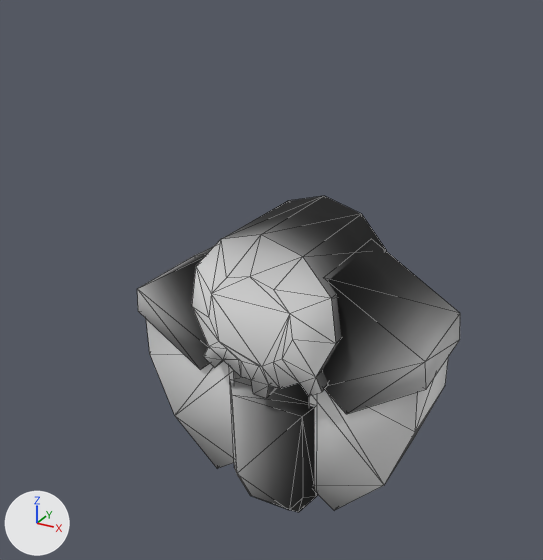
An edit to the OBJ model Assets/Art/Nova1492/GXConverted/Models/UnitParts/Bases/datan_common_A_allinone_62ce47d4.obj, drawn before and after from the same camera.
Before and after are seen from a 50 mm camera at (2.31, -4.53, 2.9) aimed at (-0.15, -0.07, 0.67). The lights are fixed; the arrows at lower left show +X, +Y and +Z. The first picture is the older version. Mesh edges are drawn as thin lines. Where no turn or scale is listed for an object, it has been applied to the vertices.

Objects in the first picture: 'datan_common_A_allinone_62ce47d4'.
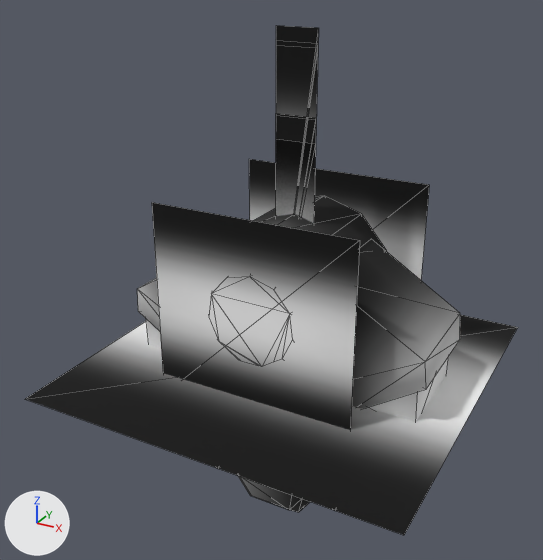
What changed in the scene script:
```text
Add ob_datan_common_a_allinone_62ce47d4_mesh11:
    ob_datan_common_a_allinone_62ce47d4_mesh11 = bpy.data.objects.new('datan_common_A_allinone_62ce47d4_mesh11', me_datan_common_a_allinone_62ce47d4_mesh11)  # 4 vertices, 2 faces; spans x -0.15..0.15, y 0.0, z 0.0..1.87; in mat_datan_common_a_allinone_62ce47d4 (picture img_datan_common_a_allinone_62ce47d4_bmp)
    ob_datan_common_a_allinone_62ce47d4_mesh11.location = (0.0, 0.0, 0.0)
Add ob_datan_common_a_allinone_62ce47d4_mesh08:
    ob_datan_common_a_allinone_62ce47d4_mesh08 = bpy.data.objects.new('datan_common_A_allinone_62ce47d4_mesh08', me_datan_common_a_allinone_62ce47d4_mesh08)  # 4 vertices, 2 faces; spans x -0.15..0.15, y 0.0, z 0.0..2.45; in mat_datan_common_a_allinone_62ce47d4 (picture img_datan_common_a_allinone_62ce47d4_bmp)
    ob_datan_common_a_allinone_62ce47d4_mesh08.location = (0.0, 0.0, 0.0)
Add ob_datan_common_a_allinone_62ce47d4_mesh07:
    ob_datan_common_a_allinone_62ce47d4_mesh07 = bpy.data.objects.new('datan_common_A_allinone_62ce47d4_mesh07', me_datan_common_a_allinone_62ce47d4_mesh07)  # 4 vertices, 2 faces; spans x -0.15..0.15, y 0.0, z 0.0..2.32; in mat_datan_common_a_allinone_62ce47d4 (picture img_datan_common_a_allinone_62ce47d4_bmp)
    ob_datan_common_a_allinone_62ce47d4_mesh07.location = (0.0, 0.0, 0.0)
Add ob_datan_common_a_allinone_62ce47d4_mesh06:
    ob_datan_common_a_allinone_62ce47d4_mesh06 = bpy.data.objects.new('datan_common_A_allinone_62ce47d4_mesh06', me_datan_common_a_allinone_62ce47d4_mesh06)  # 4 vertices, 2 faces; spans x -0.15..0.15, y 0.0, z 0.0..1.88; in mat_datan_common_a_allinone_62ce47d4 (picture img_datan_common_a_allinone_62ce47d4_bmp)
    ob_datan_common_a_allinone_62ce47d4_mesh06.location = (0.0, 0.0, 0.0)
Add ob_datan_common_a_allinone_62ce47d4_mesh05:
    ob_datan_common_a_allinone_62ce47d4_mesh05 = bpy.data.objects.new('datan_common_A_allinone_62ce47d4_mesh05', me_datan_common_a_allinone_62ce47d4_mesh05)  # 4 vertices, 2 faces; spans x -0.15..0.15, y 0.0, z 0.0..1.7; in mat_datan_common_a_allinone_62ce47d4 (picture img_datan_common_a_allinone_62ce47d4_bmp)
    ob_datan_common_a_allinone_62ce47d4_mesh05.location = (0.0, 0.0, 0.0)
Add ob_datan_common_a_allinone_62ce47d4_mesh04:
    ob_datan_common_a_allinone_62ce47d4_mesh04 = bpy.data.objects.new('datan_common_A_allinone_62ce47d4_mesh04', me_datan_common_a_allinone_62ce47d4_mesh04)  # 4 vertices, 2 faces; spans x -1.4..1.4, y -1.4..1.4, z 0.0; in mat_datan_common_a_allinone_62ce47d4 (picture img_datan_common_a_allinone_62ce47d4_bmp)
    ob_datan_common_a_allinone_62ce47d4_mesh04.location = (0.0, 0.0, 0.0)
Add ob_datan_common_a_allinone_62ce47d4_mesh03:
    ob_datan_common_a_allinone_62ce47d4_mesh03 = bpy.data.objects.new('datan_common_A_allinone_62ce47d4_mesh03', me_datan_common_a_allinone_62ce47d4_mesh03)  # 4 vertices, 2 faces; spans x -0.76..0.76, y 0.66, z -0.18..1.34; in mat_datan_common_a_allinone_62ce47d4 (picture img_datan_common_a_allinone_62ce47d4_bmp)
    ob_datan_common_a_allinone_62ce47d4_mesh03.location = (0.0, 0.0, 0.0)
Add ob_datan_common_a_allinone_62ce47d4_mesh02:
    ob_datan_common_a_allinone_62ce47d4_mesh02 = bpy.data.objects.new('datan_common_A_allinone_62ce47d4_mesh02', me_datan_common_a_allinone_62ce47d4_mesh02)  # 4 vertices, 2 faces; spans x -0.15..0.15, y 0.0, z 0.0..2.35; in mat_datan_common_a_allinone_62ce47d4 (picture img_datan_common_a_allinone_62ce47d4_bmp)
    ob_datan_common_a_allinone_62ce47d4_mesh02.location = (0.0, 0.0, 0.0)
Add ob_datan_common_a_allinone_62ce47d4_mesh01:
    ob_datan_common_a_allinone_62ce47d4_mesh01 = bpy.data.objects.new('datan_common_A_allinone_62ce47d4_mesh01', me_datan_common_a_allinone_62ce47d4_mesh01)  # 4 vertices, 2 faces; spans x -0.76..0.76, y -0.64, z -0.18..1.34; in mat_datan_common_a_allinone_62ce47d4 (picture img_datan_common_a_allinone_62ce47d4_bmp)
    ob_datan_common_a_allinone_62ce47d4_mesh01.location = (0.0, 0.0, 0.0)
```

Where the change shows, as pixel boxes (x1, y1, x2, y2) in the pictures (543 x 560 px):
'datan_common_A_allinone_62ce47d4_mesh04', added: after (26, 315, 518, 535)
'datan_common_A_allinone_62ce47d4_mesh01', added: after (152, 202, 360, 430)
'datan_common_A_allinone_62ce47d4_mesh03', added: after (249, 159, 429, 280)
'datan_common_A_allinone_62ce47d4_mesh07', added: after (276, 45, 318, 118)
'datan_common_A_allinone_62ce47d4_mesh11', added: after (276, 115, 316, 222)
'datan_common_A_allinone_62ce47d4_mesh05', added: after (276, 139, 316, 223)
'datan_common_A_allinone_62ce47d4_mesh08', added: after (276, 26, 319, 43)
'datan_common_A_allinone_62ce47d4_mesh02', added: after (276, 41, 318, 105)
'datan_common_A_allinone_62ce47d4_mesh06', added: after (276, 114, 316, 120)
'datan_common_A_allinone_62ce47d4', unchanged, covered by the edit: (138, 196, 460, 512) in both
